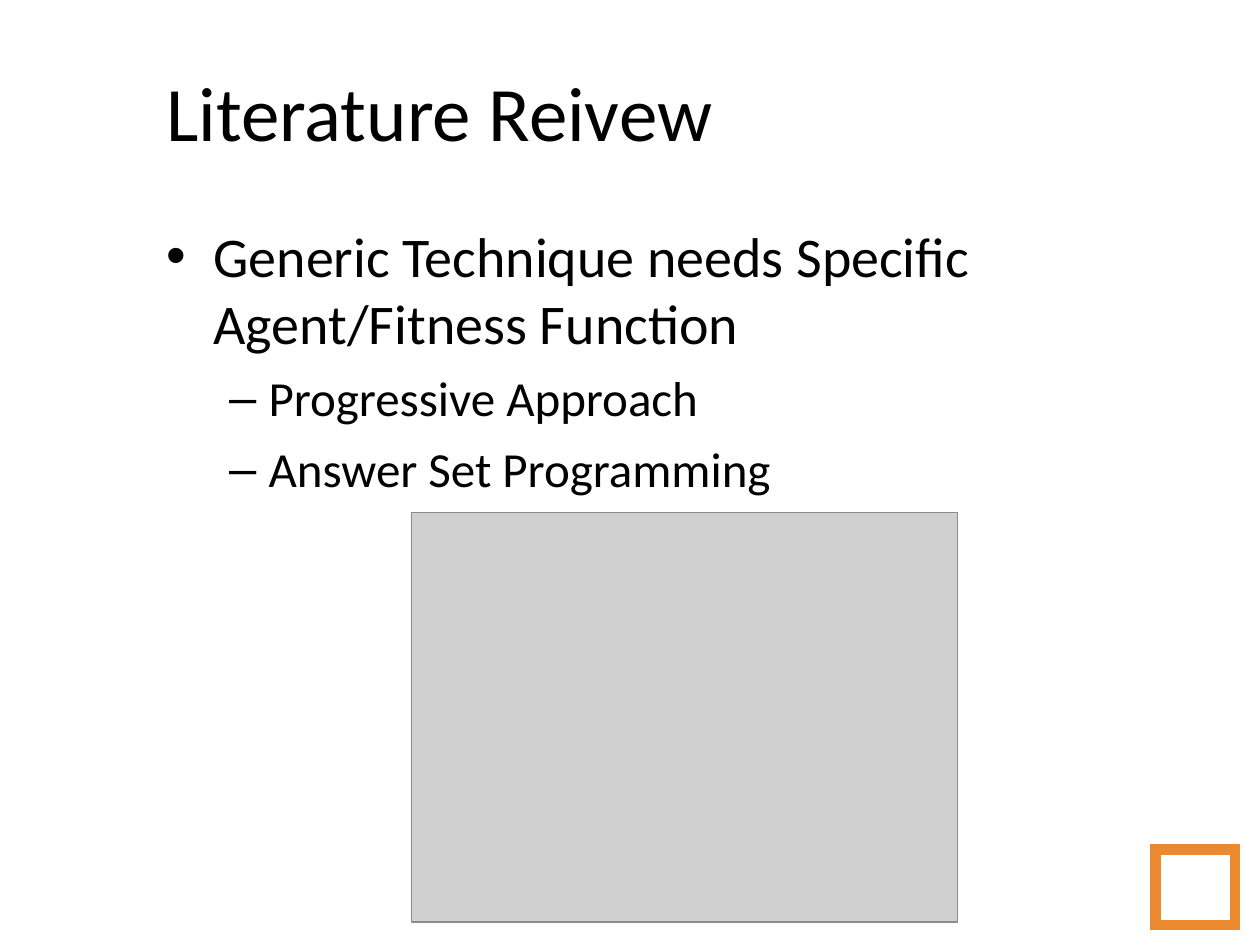
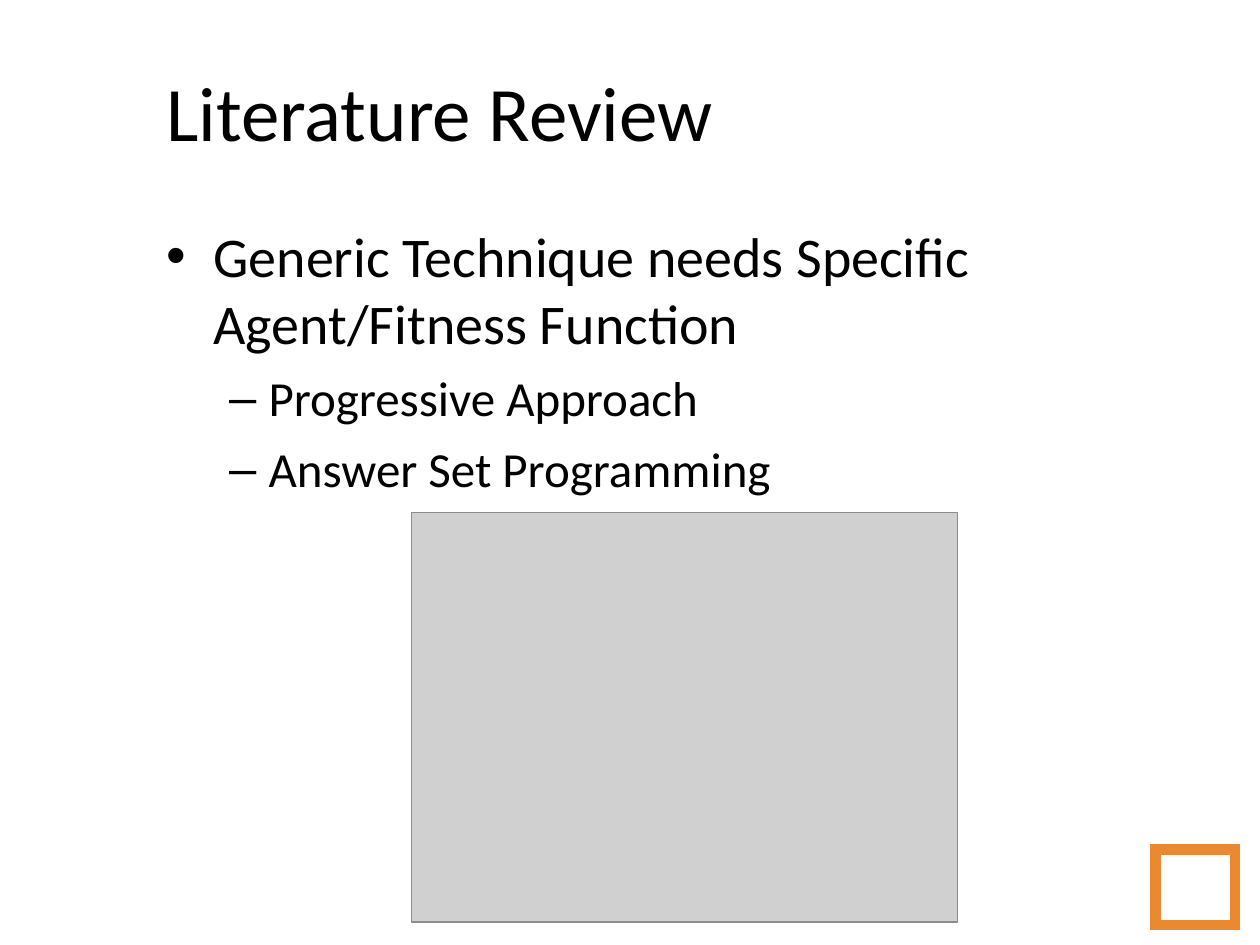
Before and after one commit to amidos2006/Automatic-Game-Script-Generation, a slide deck: slide 16 of Presentation/Automatic Game Script Generation.ppt. Drawn at 1260x945 pixels with LibreOffice and Linux fonts; fonts in the diff are those of the drawing; grey boxes stand for pictures; background and template pictures are left out. Boxes give left, top, right and bottom in pixels: in the first picture for what was removed or moved away, otherwise in the second. Text is boxed around its words. In the diff, an @@ line names an element or a change of style, - is before the commit and + after.

```diff
--- a/Presentation/Automatic Game Script Generation.ppt
+++ b/Presentation/Automatic Game Script Generation.ppt
@@ title at (x1=166, y1=88, x2=713, y2=142): text changed @@
-Literature Reivew
+Literature Review
```
Also in this commit, not shown: 2 other slides changed, 25 other files.
